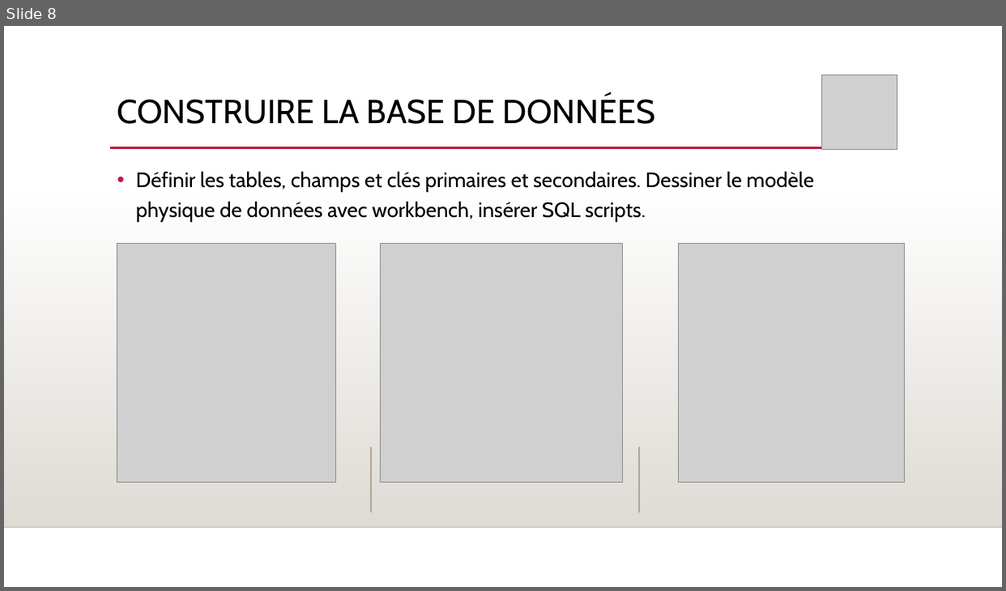
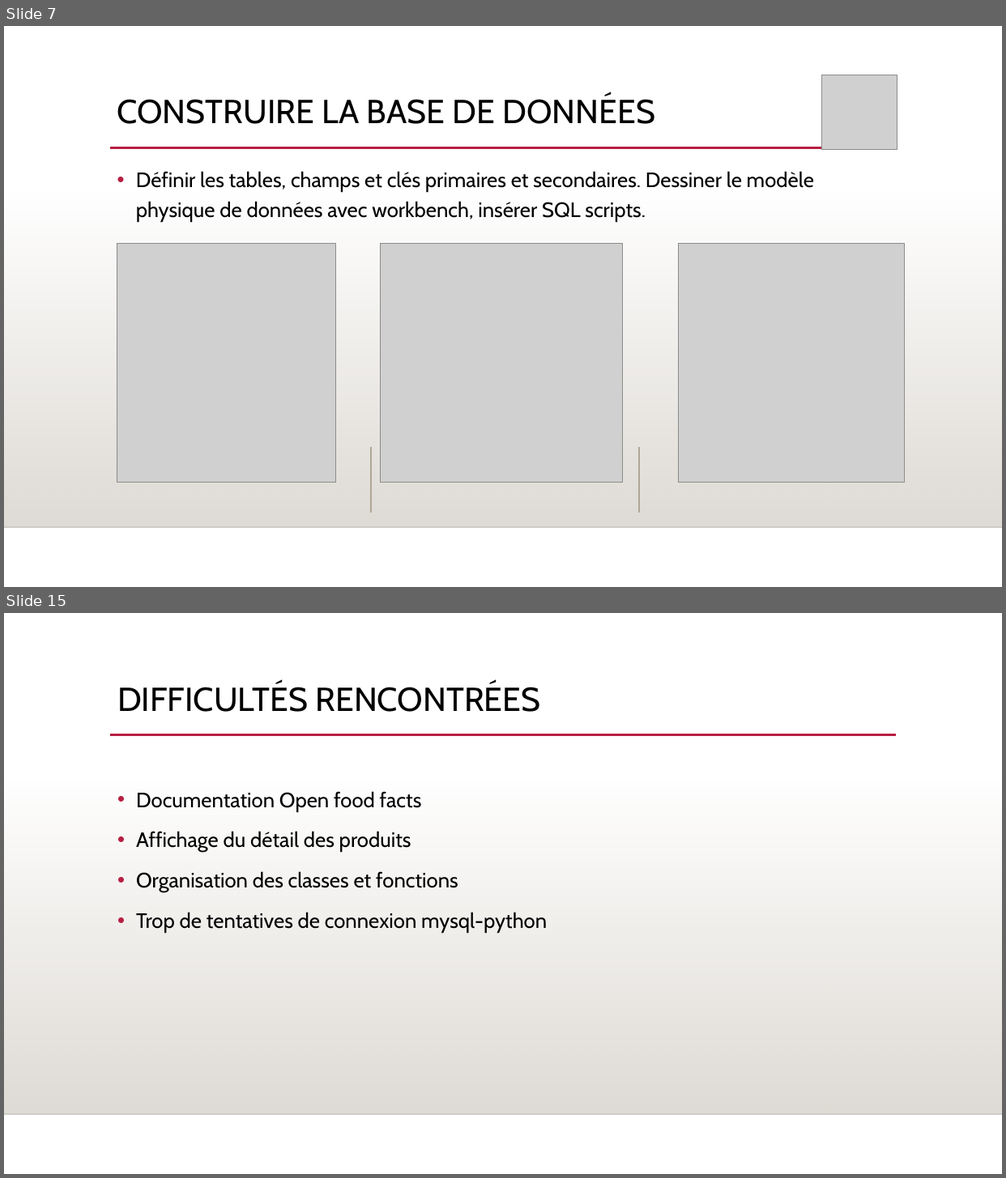
Before and after one commit to Goro-Majima/OpenFoodFacts, a slide deck: SLIDESHOW PROJECT 5.pptx. Shown one above the other, each under a label of ours: slide 8 before the commit, slides 7 and 15 after it; the slides between them are not shown. The pictures are 1006x591 and 1006x1178 pixels, drawn with LibreOffice and Linux fonts; fonts in the diff are those of the drawing; grey boxes stand for pictures; background and template pictures are left out. Boxes give left, top, right and bottom in pixels: in the first picture for what was removed or moved away, otherwise in the second. Text is boxed around its words. In the diff, an @@ line names an element or a change of style, - is before the commit and + after.

```diff
--- a/SLIDESHOW PROJECT 5.pptx
+++ b/SLIDESHOW PROJECT 5.pptx
@@ slide 15 added at (x1=4, y1=613, x2=1002, y2=1174), background picture (left out); not listed: 3 template elements that a slide beside it also shows @@
@@ title added at (x1=117, y1=683, x2=541, y2=712), 32 pt, text #000000 @@
+DIFFICULTÉS RENCONTRÉES
@@ text added at (x1=136, y1=791, x2=547, y2=933), 20 pt, text #000000 @@
+• Documentation Open food facts
+• Affichage du détail des produits
+• Organisation des classes et fonctions
+• Trop de tentatives de connexion mysql-python
@@ what was slide 8 is now slide 7 @@
```
Also in this commit, not shown: 4 slides changed, 7 other slides added, 2 slides removed, 1 other file.
